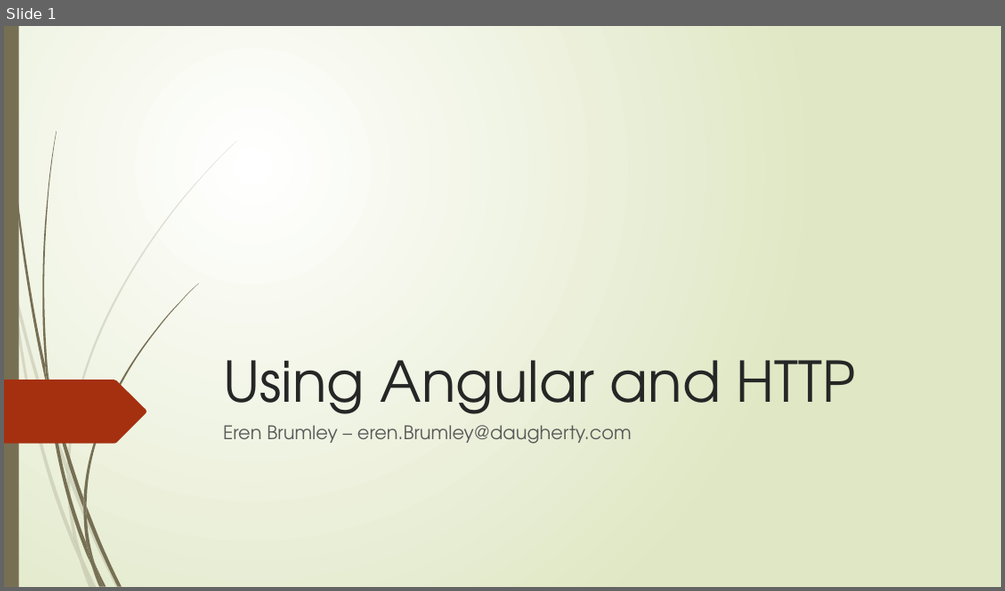
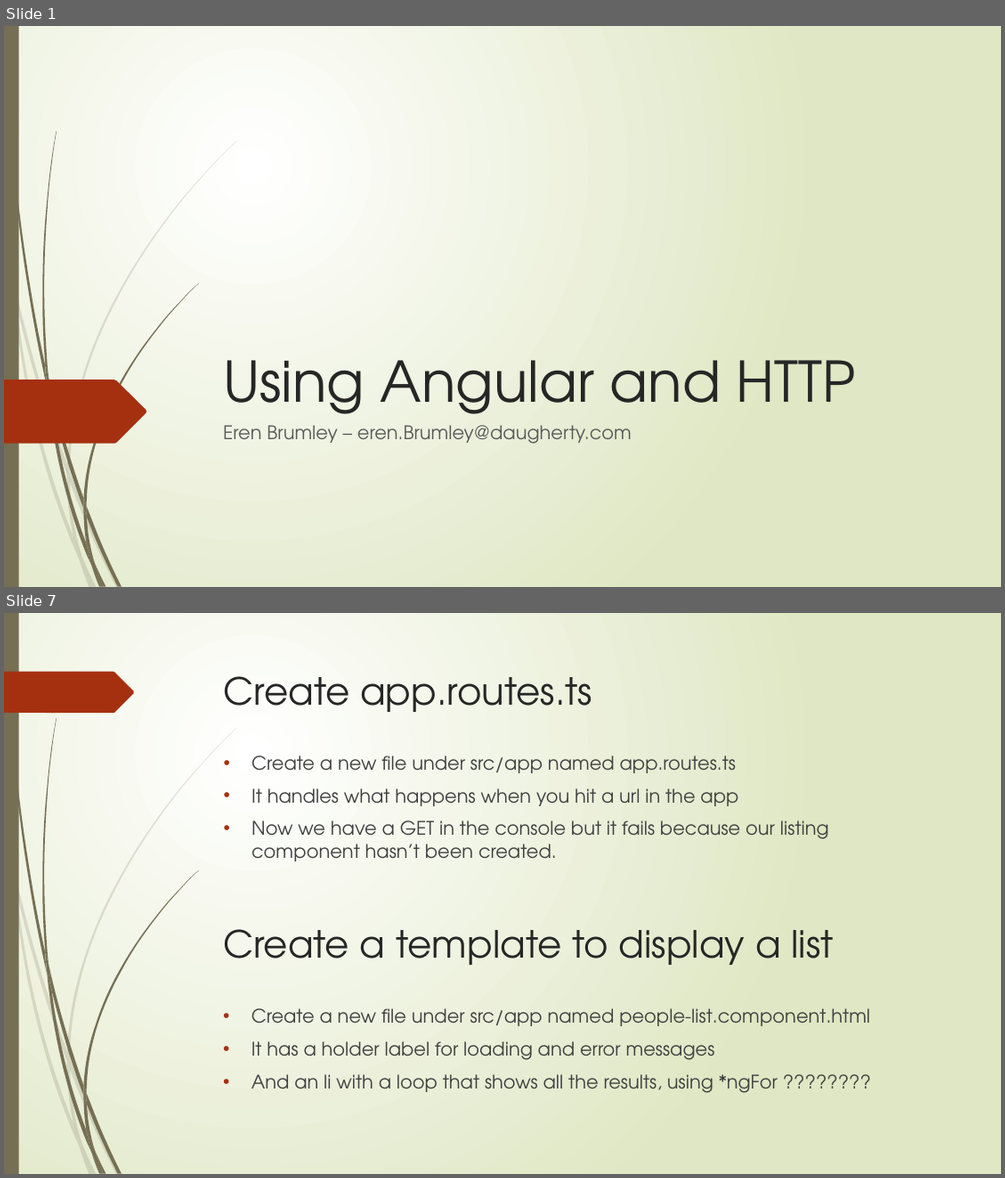
Before and after one commit to ebrumley-dbs/angular-pres, a slide deck: UsingAngularAndHTTP.pptx. Shown one above the other, each under a label of ours: slide 1 before the commit, slides 1 and 7 after it; the slides between them are not shown. The pictures are 1005x591 and 1005x1178 pixels, drawn with LibreOffice and Linux fonts; fonts in the diff are those of the drawing. Boxes give left, top, right and bottom in pixels: in the first picture for what was removed or moved away, otherwise in the second. Text is boxed around its words. In the diff, an @@ line names an element or a change of style, - is before the commit and + after.

```diff
--- a/UsingAngularAndHTTP.pptx
+++ b/UsingAngularAndHTTP.pptx
@@ slide 7 added at (4, 613, 1001, 1174), background gradient #FFFFFF to #DFE8C4; not listed: 23 template elements that a slide beside it also shows @@
@@ freeform shape added at (4, 672, 134, 713), fill #A53010 @@
@@ title added at (224, 676, 592, 712), 36 pt, text #262626 @@
+Create app.routes.ts
@@ text added at (251, 755, 829, 861), 18 pt, text #404040 @@
+• Create a new file under src/app named app.routes.ts
+• It handles what happens when you hit a url in the app
+• Now we have a GET in the console but it fails because our listing component hasn’t been created.
@@ text added at (223, 929, 833, 965), 36 pt, text #262626 @@
+Create a template to display a list
@@ text added at (251, 1008, 870, 1093), 18 pt, text #404040 @@
+• Create a new file under src/app named people-list.component.html
+• It has a holder label for loading and error messages
+• And an li with a loop that shows all the results, using *ngFor ????????
```
Also in this commit, not shown: 9 other slides added, 1 other file.
